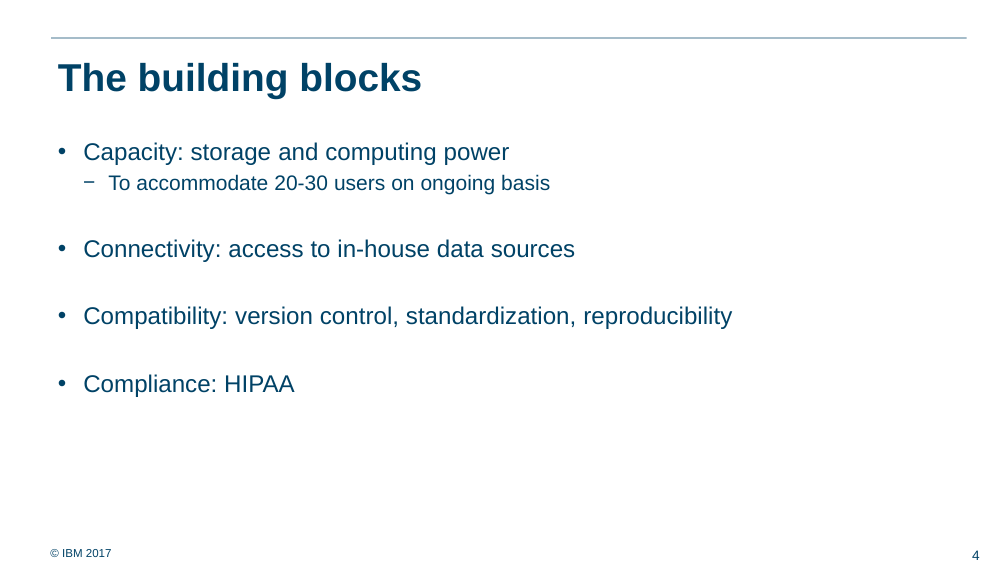
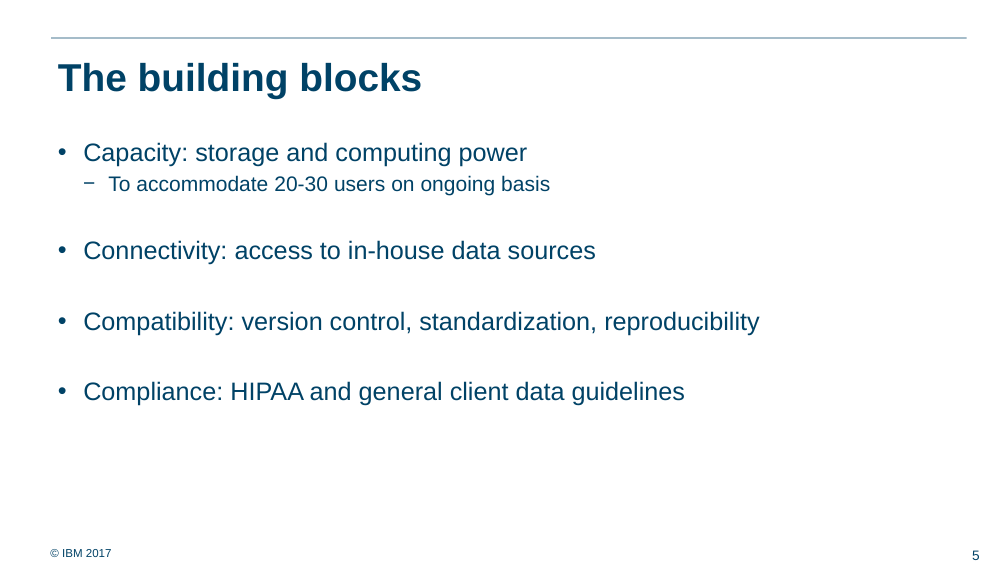
Before and after one commit to ralf0615/Analytics_project_backlog, a slide deck: slide 5 of Analytics_server_setup_v3.pptx (slide 4 before the commit). Drawn at 1008x567 pixels with LibreOffice and Linux fonts; fonts in the diff are those of the drawing; background and template pictures are left out. Boxes give left, top, right and bottom in pixels: in the first picture for what was removed or moved away, otherwise in the second. Text is boxed around its words. In the diff, an @@ line names an element or a change of style, - is before the commit and + after.

```diff
--- a/Analytics_server_setup_v3.pptx
+++ b/Analytics_server_setup_v3.pptx
@@ text at (83, 142, 759, 336): size 23 to 24 pt in "Capacity: storage and computing power", "Connectivity: access to in-house data sources", "Compatibility: version control, standardization, reproducibi ..." @@
@@ text at (83, 381, 685, 406): text changed; size 23 to 24 pt @@
-• Compliance: HIPAA
+• Compliance: HIPAA and general client data guidelines
@@ page number at (972, 550, 980, 560): text changed @@
-4
+5
```
Also in this commit, not shown: 6 other slides changed, 2 slides added, 1 slide removed, 4 other files.
